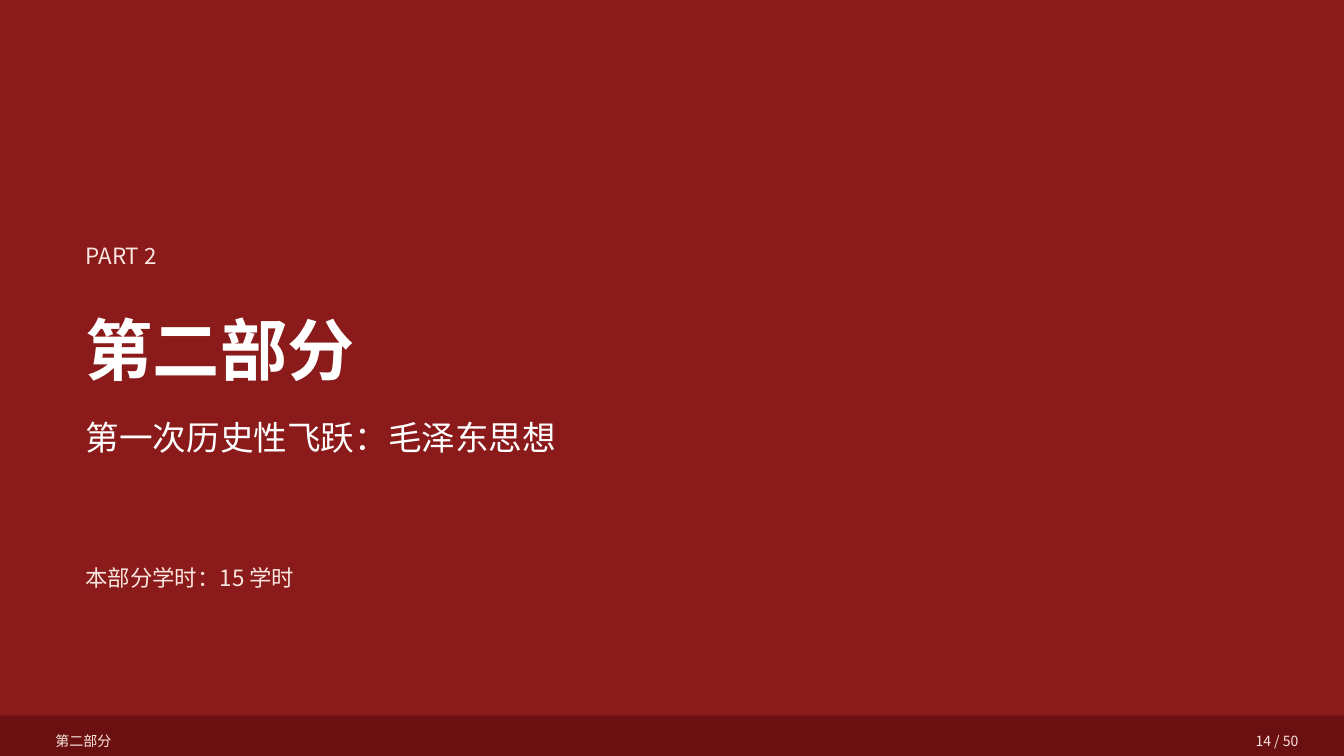
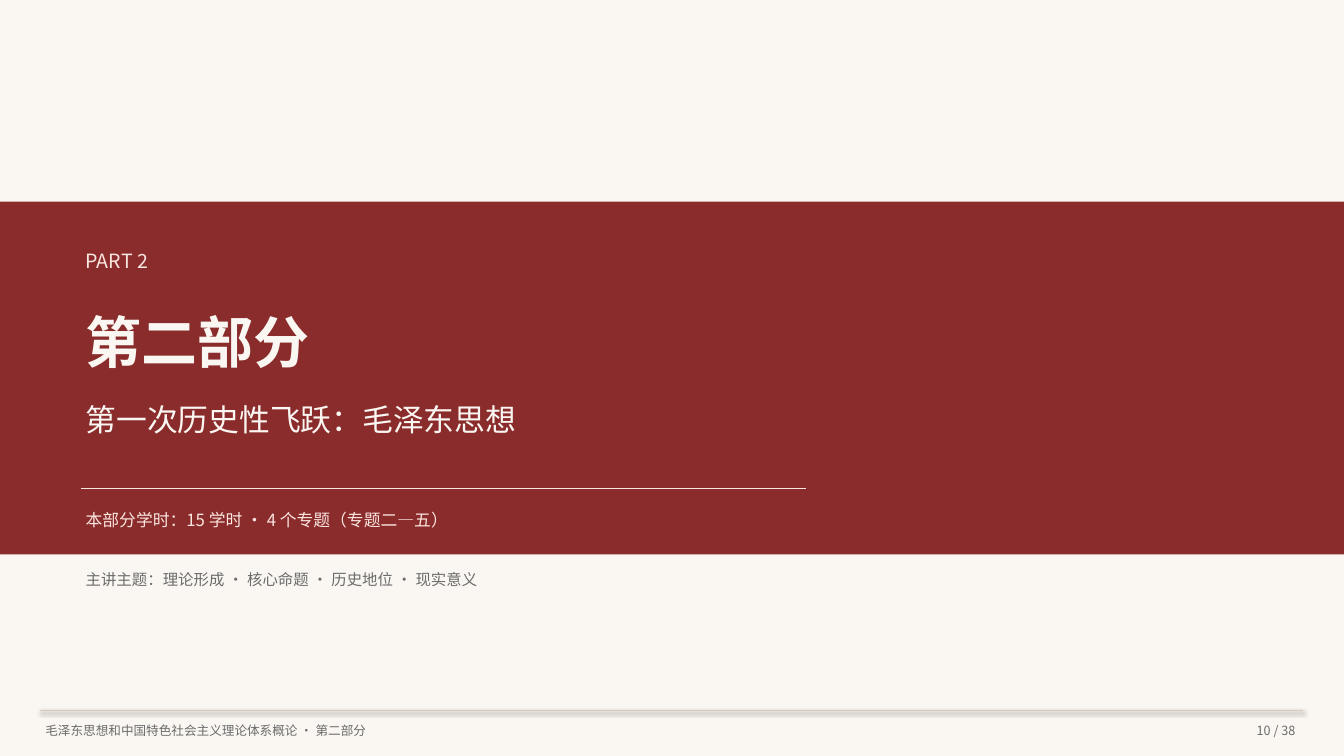
Before and after one commit to hsy358/obsidian-vault, a slide deck: slide 10 of 03-资源/PPT/毛泽东思想和中国特色社会主义理论体系概论 教学大纲概览.pptx (slide 14 before the commit). Drawn at 1344x756 pixels with LibreOffice and Linux fonts; fonts in the diff are those of the drawing. Boxes give left, top, right and bottom in pixels: in the first picture for what was removed or moved away, otherwise in the second. Text is boxed around its words. In the diff, an @@ line names an element or a change of style, - is before the commit and + after.

```diff
--- a/03-资源/PPT/毛泽东思想和中国特色社会主义理论体系概论 教学大纲概览.pptx
+++ b/03-资源/PPT/毛泽东思想和中国特色社会主义理论体系概论 教学大纲概览.pptx
@@ rectangle at (x1=0, y1=0, x2=1344, y2=756): fill #8B1A1A to #FAF7F2 @@
@@ rectangle added at (x1=0, y1=202, x2=1344, y2=555), fill #8B2C2C @@
@@ text "PART 2" at (x1=86, y1=253, x2=148, y2=268): size 16 to 14 pt; line spacing 1.3 to 1.2 @@
@@ text "第二部分" at (x1=86, y1=315, x2=310, y2=368): size 48 to 40 pt, text colour #FFFFFF to #FAF7F2; line spacing 1.3 to 1.2 @@
@@ text "第一次历史性飞跃：毛泽东思想" moved from (x1=86, y1=421, x2=556, y2=453) to (x1=86, y1=405, x2=516, y2=434) @@
@@ text "第一次历史性飞跃：毛泽东思想" at (x1=86, y1=405, x2=516, y2=434): size 24 to 22 pt, text colour #FFFFFF to #FAF7F2 @@
@@ line added from (81, 489) to (807, 489), #FAE6E0 0.75 pt @@
@@ text at (x1=86, y1=512, x2=448, y2=528): text changed; size 16 to 12 pt @@
-本部分学时：15 学时
+本部分学时：15 学时 · 4 个专题（专题二—五）
@@ text added at (x1=86, y1=572, x2=478, y2=586), 11 pt, text #6B6B6B @@
+主讲主题：理论形成 · 核心命题 · 历史地位 · 现实意义
@@ rectangle removed at (x1=0, y1=716, x2=1344, y2=756) @@
@@ line added from (40, 711) to (1304, 711), #D4C9BA 0.75 pt @@
@@ text at (x1=45, y1=724, x2=366, y2=736): text changed; size 10 to 9 pt; text colour #FAE6E0 to #6B6B6B @@
-第二部分
+毛泽东思想和中国特色社会主义理论体系概论 · 第二部分
@@ text removed at (x1=1256, y1=735, x2=1299, y2=746) @@
-14 / 50
@@ text added at (x1=1257, y1=725, x2=1295, y2=735), 9 pt, text #6B6B6B @@
+10 / 38
```
Also in this commit, not shown: 14 other slides changed, 21 slides added, 36 slides removed, 1 other file.
